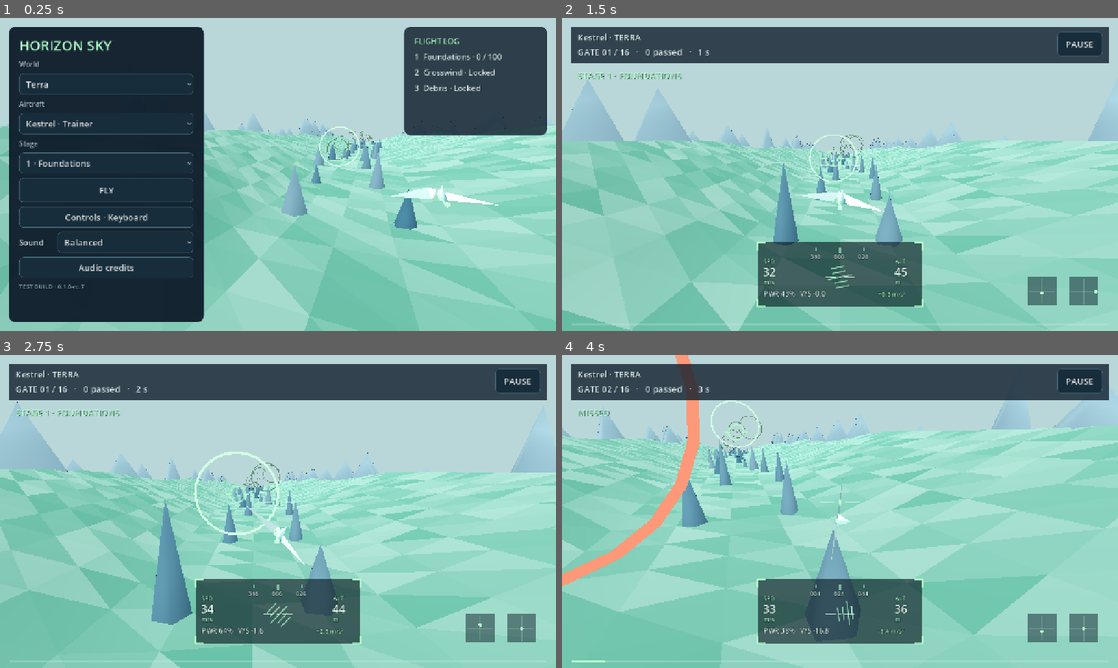
Above: before the commit, frames 1-4 (two rows, left to right).
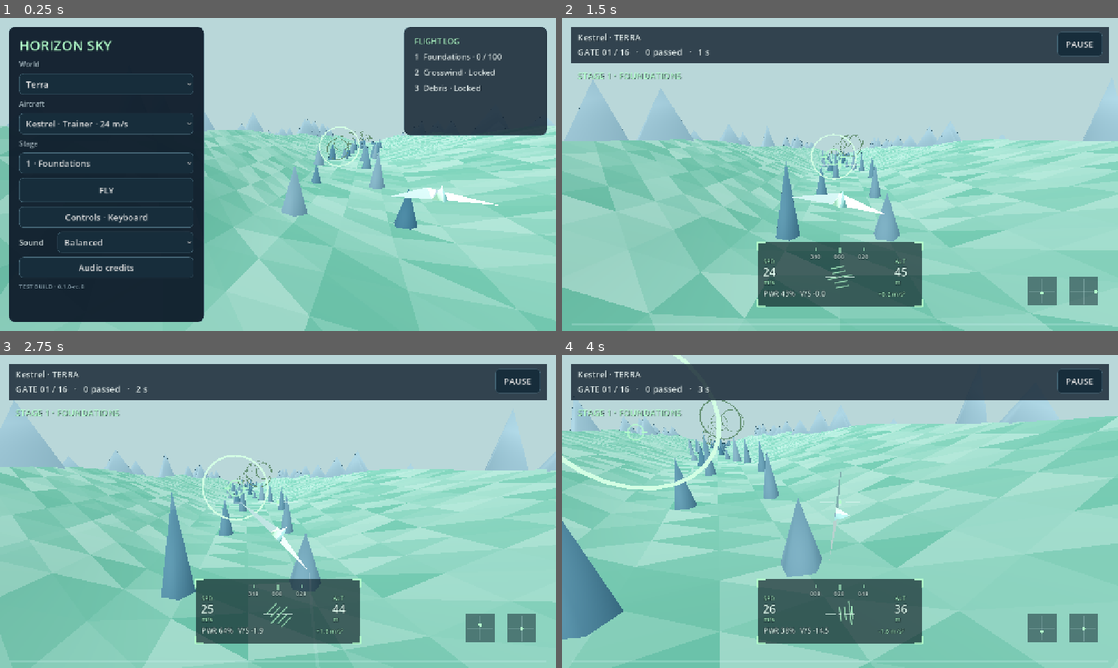
Above: after the commit, the same moments.

Repository: Denberg28/Horizon-Sky
Game: Godot game, scene res://main.tscn
The game is run twice, just before and just after one commit, with the same random seed, the same clock (stepped at 60 frames per second) and the same inputs.
Inputs (mouse positions are in pixels of both pictures, inside the frame that each line leads up to):
- Up to frame 1 (0.25 s): no input
- Up to frame 2 (1.5 s): click "FLY" at 0.5 s; tap Enter at 1.25 s; move the mouse to (962, 158) at 1.27 s; hold D from 1.28 s (still down); hold E from 1.28 s (still down); click (962, 158) at 1.42 s
- Up to frame 3 (2.75 s): release D at 2 s; release E at 2 s; drag from (166, 527) to (250, 574) at 2.02 s
- Up to frame 4 (4 s): move the mouse to (895, 442) at 2.77 s; hold D 2.78-3.5 s; hold Q 2.78-3.5 s; tap E at 3.05 s; drag from (812, 574) to (673, 464) at 3.52 s

The runs differ from the first frame. In frame 1, less than 0.1% of the frame differs, in the area x 14-81%, y 32-87%; in frame 2, 11%; in frame 3, 20%; in frame 4, 27%, in the area x 0-100%, y 0-100%.

Commit message:
feat: add acceleration contrails, powered exhaust and craft speed envelopes

Diff:
--- a/project.godot
+++ b/project.godot
@@ -2,7 +2,7 @@
 
 [application]
 config/name="Horizon Sky"
-config/version="0.1.0-rc.7"
+config/version="0.1.0-rc.8"
 run/main_scene="res://main.tscn"
 config/features=PackedStringArray("4.6", "GL Compatibility")
 
--- /dev/null
+++ b/scripts/flight_effects.gd
@@ -0,0 +1,149 @@
+extends Node3D
+## Bounded world-space acceleration ribbons and craft-specific power exhaust.
+const MAX_SAMPLES = 64
+const TRAIL_LIFETIME = 1.4
+const SAMPLE_INTERVAL = 1.0 / 30.0
+const TRIANGLE_ORDER = [Vector2i(0, -1), Vector2i(0, 1), Vector2i(1, -1), Vector2i(0, 1), Vector2i(1, 1), Vector2i(1, -1)]
+var active = false
+var vehicle = 0
+var span = 4.4
+var samples: Array[Dictionary] = []
+var ribbons: Array[MeshInstance3D] = []
+var plumes: Array[MeshInstance3D] = []
+var plume_root: Node3D
+var plume_material: StandardMaterial3D
+var trail_material: StandardMaterial3D
+var engine_level = 0.0
+var trail_level = 0.0
+var phase = 0.0
+var sample_clock = 0.0
+var chain = 0
+var was_emitting = false
+
+func _ready():
+	trail_material = StandardMaterial3D.new()
+	trail_material.shading_mode = BaseMaterial3D.SHADING_MODE_UNSHADED
+	trail_material.transparency = BaseMaterial3D.TRANSPARENCY_ALPHA
+	trail_material.vertex_color_use_as_albedo = true
+	trail_material.cull_mode = BaseMaterial3D.CULL_DISABLED
+	for side in range(2):
+		var ribbon = MeshInstance3D.new()
+		ribbon.mesh = ImmediateMesh.new()
+		ribbon.cast_shadow = GeometryInstance3D.SHADOW_CASTING_SETTING_OFF
+		add_child(ribbon)
+		ribbons.append(ribbon)
+	plume_root = Node3D.new()
+	add_child(plume_root)
+
+func configure(kind: int, wing_span: float):
+	vehicle = clampi(kind, 0, 2)
+	span = wing_span
+	for plume in plumes:
+		plume_root.remove_child(plume)
+		plume.queue_free()
+	plumes.clear()
+	plume_material = StandardMaterial3D.new()
+	plume_material.shading_mode = BaseMaterial3D.SHADING_MODE_UNSHADED
+	plume_material.transparency = BaseMaterial3D.TRANSPARENCY_ALPHA
+	plume_material.cull_mode = BaseMaterial3D.CULL_DISABLED
+	plume_material.emission_enabled = vehicle != 0
+	for index in range(2 if vehicle == 2 else 1):
+		var plume = MeshInstance3D.new()
+		var cone = CylinderMesh.new()
+		cone.top_radius = 0.015
+		cone.bottom_radius = [0.16, 0.28, 0.32][vehicle]
+		cone.height = 1.0
+		cone.radial_segments = 8
+		plume.mesh = cone
+		plume.rotation_degrees.x = 90
+		plume.material_override = plume_material
+		plume.cast_shadow = GeometryInstance3D.SHADOW_CASTING_SETTING_OFF
+		plume_root.add_child(plume)
+		plumes.append(plume)
+	reset()
+
+func reset():
+	samples.clear()
+	engine_level = 0
+	trail_level = 0
+	phase = 0
+	sample_clock = 0
+	chain = 0
+	was_emitting = false
+	for ribbon in ribbons:
+		ribbon.mesh.clear_surfaces()
+	for plume in plumes:
+		plume.visible = false
+
+func set_active(enabled: bool, clear: bool = false):
+	active = enabled
+	visible = enabled
+	if clear:
+		reset()
+
+func step(pose: Transform3D, speed: float, power: float, acceleration: float, cruise: float, maximum: float, dt: float):
+	if not active or not is_finite(dt) or dt <= 0 or dt > 0.1 or not pose.origin.is_finite() or not pose.basis.is_finite() or not is_finite(cruise) or not is_finite(maximum) or not is_finite(speed) or not is_finite(power) or not is_finite(acceleration):
+		return
+	phase += dt
+	plume_root.transform = pose
+	engine_level = lerpf(engine_level, clampf(power, 0, 1), 1.0 - exp(-dt * 8))
+	_update_plumes()
+	var speed_fraction = clampf((speed - cruise * 0.9) / maxf(1, maximum - cruise * 0.9), 0, 1)
+	var target = (0.35 + speed_fraction * 0.65) * smoothstep(0.15, 2.0, acceleration) if speed > cruise * 0.55 else 0.0
+	trail_level = lerpf(trail_level, target, 1.0 - exp(-dt * 10))
+	for point in samples:
+		point.age += dt
+	while not samples.is_empty() and samples[0].age >= TRAIL_LIFETIME:
+		samples.pop_front()
+	sample_clock += dt
+	if sample_clock < SAMPLE_INTERVAL:
+		return
+	sample_clock = fmod(sample_clock, SAMPLE_INTERVAL)
+	var emitting = target > 0.02 and trail_level > 0.02
+	if emitting:
+		if not was_emitting:
+			chain += 1
+		samples.append({"left": pose * Vector3(-span, 0, 1.7), "right": pose * Vector3(span, 0, 1.7), "axis": pose.basis.x.normalized(), "age": 0.0, "strength": trail_level, "chain": chain})
+		if samples.size() > MAX_SAMPLES:
+			samples.pop_front()
+	was_emitting = emitting
+	_rebuild_ribbons()
+
+func _update_plumes():
+	var length = lerpf([0.12, 0.25, 0.3][vehicle], [1.0, 2.8, 3.8][vehicle], engine_level)
+	length *= 1.0 + sin(phase * 29) * 0.035 * engine_level
+	var color = Color("d5e4db") if vehicle == 0 else Color("59b9ff").lerp(Color("f2fbff"), engine_level)
+	color.a = engine_level * (0.16 if vehicle == 0 else 0.9)
+	plume_material.albedo_color = color
+	plume_material.emission = Color(color, 1.0)
+	plume_material.emission_energy_multiplier = engine_level * 3.0
+	for i in range(plumes.size()):
+		var plume = plumes[i]
+		plume.visible = engine_level > 0.02
+		plume.position = Vector3((-0.65 if i == 0 else 0.65) if vehicle == 2 else 0, 0, 2.6 + length * 0.5)
+		plume.scale = Vector3(0.55 + engine_level * 0.65, length, 0.55 + engine_level * 0.65)
+
+func _rebuild_ribbons():
+	for side in range(2):
+		var mesh: ImmediateMesh = ribbons[side].mesh
+		mesh.clear_surfaces()
+		if samples.size() < 2:
+			continue
+		var key = "left" if side == 0 else "right"
+		var started = false
+		for i in range(1, samples.size()):
+			var a = samples[i - 1]
+			var b = samples[i]
+			if a.chain != b.chain:
+				continue
+			if not started:
+				mesh.surface_begin(Mesh.PRIMITIVE_TRIANGLES, trail_material)
+				started = true
+			for vertex in TRIANGLE_ORDER:
+				var point: Dictionary = a if vertex.x == 0 else b
+				var fraction = clampf(point.age / TRAIL_LIFETIME, 0, 1)
+				var alpha = pow(1.0 - fraction, 2) * point.strength * 0.75
+				mesh.surface_set_color(Color(0.85, 0.95, 1.0, alpha))
+				mesh.surface_add_vertex(point[key] + point.axis * float(vertex.y) * (0.12 + fraction * 0.18))
+		if started:
+			mesh.surface_end()
--- a/scripts/flight_model.gd
+++ b/scripts/flight_model.gd
@@ -4,16 +4,16 @@
 const DENSITY = 1.225
 # Handling tuning: trainer stability, jet wing loading/spool, spacecraft thrusters.
 const VEHICLES = [
-	{"name": "Kestrel", "role": "Trainer", "cruise_speed": 32.0, "stall_speed": 14.0, "max_speed": 55.0, "mass": 8.0, "area": 0.5, "cl_alpha" …(216 unchanged characters)…
-	{"name": "Peregrine", "role": "Jet", "cruise_speed": 50.0, "stall_speed": 25.0, "max_speed": 88.0, "mass": 14.0, "area": 0.32, "cl_alph …(218 unchanged characters)…
-	{"name": "Nomad", "role": "Spacecraft", "cruise_speed": 30.0, "max_speed": 64.0, "roll_rate": 1.6, "pitch_rate": 0.9, "yaw_rate": 0.8}
+	{"name": "Kestrel", "role": "Trainer", "cruise_speed": 24.0, "stall_speed": 14.0, "max_speed": 42.0, "mass": 8.0, "area": 0.5, "cl_alpha" …(216 unchanged characters)…
+	{"name": "Peregrine", "role": "Jet", "cruise_speed": 50.0, "stall_speed": 25.0, "max_speed": 96.0, "mass": 14.0, "area": 0.32, "cl_alph …(218 unchanged characters)…
+	{"name": "Nomad", "role": "Spacecraft", "cruise_speed": 42.0, "max_speed": 115.0, "roll_rate": 1.6, "pitch_rate": 0.9, "yaw_rate": 0.8}
 ]
 var position = Vector3(0, 45, 30)
 var pitch = 0.0
 var roll = 0.0
 var heading = 0.0
 var velocity = Vector3.ZERO
-var speed = 32.0
+var speed = 24.0
 var time = 0.0
 var vehicle = 0
 var angular_velocity = Vector3.ZERO
@@ -109,7 +109,7 @@
 	var forward = forward_vector()
 	var target_speed = lerpf(0, v.cruise_speed, c.w / 0.35) if c.w <= 0.35 else lerpf(v.cruise_speed, v.max_speed, (c.w - 0.35) / 0.65)
 	var axial_speed = velocity.dot(forward)
-	var axial_acceleration = clampf((target_speed - axial_speed) * 2.0, -18, 14)
+	var axial_acceleration = clampf((target_speed - axial_speed) * 2.0, -26, 22)
 	var sideways = velocity - forward * axial_speed
 	velocity = (velocity + (forward * axial_acceleration - sideways * 0.9) * dt).limit_length(v.max_speed)
 	stalled = false
--- a/scripts/main.gd
+++ b/scripts/main.gd
@@ -6,7 +6,8 @@
 const HUD = preload("res://scripts/hud.gd")
 const TouchControls = preload("res://scripts/touch_controls.gd")
 const FlightAudio = preload("res://scripts/flight_audio.gd")
-const VERSION = "0.1.0-rc.7"
+const FlightEffects = preload("res://scripts/flight_effects.gd")
+const VERSION = "0.1.0-rc.8"
 const INK = Color("101e2c")
 const MINT = Color("b4ffcc")
 var flight = FlightModel.new()
@@ -15,7 +16,7 @@
 var audio: Node
 var course: Node3D
 var craft: Node3D
-var engine_flare: MeshInstance3D
+var effects: Node3D
 var camera: Camera3D
 var environment: WorldEnvironment
 var ui: Control
@@ -98,6 +99,8 @@
 	course.build(planet, stage, route_seed)
 	craft = Node3D.new()
 	add_child(craft)
+	effects = FlightEffects.new()
+	add_child(effects)
 	build_craft()
 	camera = Camera3D.new()
 	camera.fov = 70
@@ -127,18 +130,7 @@
 	mat.vertex_color_use_as_albedo = true
 	mesh.material_override = mat
 	craft.add_child(mesh)
-	var engine = MeshInstance3D.new()
-	var flame = CylinderMesh.new()
-	flame.top_radius = 0.22
-	flame.bottom_radius = 0.03
-	flame.height = 1.5
-	flame.radial_segments = 6
-	engine.mesh = flame
-	engine.rotation_degrees.x = 90
-	engine.position = Vector3(0, 0, 3)
-	engine.material_override = Course.material(MINT, true)
-	craft.add_child(engine)
-	engine_flare = engine
+	effects.configure(vehicle, span)
 
 func update_palette():
 	environment.environment.background_color = Course.PLANETS[planet].sky
@@ -213,6 +205,8 @@
 	layout_hud()
 
 func sync_flight_state():
+	if effects != null:
+		effects.set_active(state == "FLYING", state in ["MENU", "RESULTS", "EXITING"])
 	if audio != null:
 		audio.set_flying(state == "FLYING" and focus_ok)
 	if touch_controls == null:
@@ -403,7 +397,7 @@
 	text(col, "Aircraft", 16, Color("a9bbc4"))
 	var craft_names = []
 	for v in FlightModel.VEHICLES:
-		craft_names.append(v.name + " · " + v.role)
+		craft_names.append(v.name + " · " + v.role + " · %d m/s" % v.cruise_speed)
 	var craft_select = choice(col, craft_names, vehicle)
 	craft_select.item_selected.connect(func(i):
 		vehicle = i
@@ -579,6 +573,7 @@
 		route_seed = next_seed if next_seed != route_seed else (next_seed % 2147483646) + 1
 	audio.start_session(stage)
 	flight.reset(vehicle)
+	effects.reset()
 	radio.throttle = 0.35
 	touch_controls.reset_for_run()
 	radio.set_touch_command(touch_controls.command())
@@ -685,6 +680,8 @@
 	last_command = command
 	var previous: Vector3 = flight.position
 	flight.step(command, dt, course.wind_strength())
+	var pose = Transform3D(Basis.from_euler(Vector3(flight.pitch, -flight.heading, flight.roll)), flight.position)
+	effects.step(pose, flight.speed, flight.engine_power, flight.longitudinal_acceleration, FlightModel.VEHICLES[vehicle].cruise_speed, FlightModel.VEHICLES[vehicle].max_speed, dt)
 	course.update_hazards(dt)
 	minimum_clearance = minf(minimum_clearance, flight.position.y - Course.ground_height(flight.position.x, flight.position.z))
 	if course.collision(flight.position):
@@ -729,7 +726,7 @@
 			var raw = Input.get_joy_axis(radio.device, int(radio.mapping[i].axis)) if not radio.keyboard and radio.connected() else 0.0
 			config_rows[i].text = "%+.2f raw   →   %+.2f output" % [raw, values[i]]
 	if state == "FLYING":
-		audio.update_engine(last_command.w, flight.speed / FlightModel.VEHICLES[vehicle].max_speed, vehicle, dt)
+		audio.update_engine(flight.engine_power, flight.speed / FlightModel.VEHICLES[vehicle].max_speed, vehicle, dt)
 		update_camera(dt)
 		message_time -= dt
 		telemetry.text = "%s · %s" % [FlightModel.VEHICLES[vehicle].name, Course.PLANETS[planet].name]
@@ -745,9 +742,6 @@
 		notice.text = "STALL · Lower nose" if flight.stalled else (message if message_time > 0 else "")
 	elif state == "MENU":
 		update_camera(dt)
-	if is_instance_valid(engine_flare):
-		var thrust = last_command.w if state == "FLYING" else 0.28
-		engine_flare.scale.y = 0.6 + thrust * 1.35 + sin(float(frames) * 0.34) * 0.08
 	hud.queue_redraw()
 	if not capture_path.is_empty() and frames == 30:
 		await RenderingServer.frame_post_draw
--- a/tests/run_tests.gd
+++ b/tests/run_tests.gd
@@ -5,6 +5,7 @@
 const Store = preload("res://scripts/profile_store.gd")
 const Main = preload("res://scripts/main.gd")
 const Touch = preload("res://scripts/touch_controls.gd")
+const FlightEffects = preload("res://scripts/flight_effects.gd")
 const FlightAudio = preload("res://scripts/flight_audio.gd")
 var failures = 0
 var checks = 0
@@ -119,11 +120,11 @@
 	model.reset(0)
 	for n in range(120):
 		model.step(Vector4(0, 0, 0, 0.35), 1.0 / 120)
-	check(model.position.z < 0 and absf(model.position.x) < 0.01 and is_equal_approx(model.position.y, 45), "neutral flight tracks straight and level")
+	check(model.position.z < 10 and absf(model.position.x) < 0.01 and is_equal_approx(model.position.y, 45), "neutral flight tracks straight and level")
 	model.reset(0)
 	for n in range(240):
 		model.step(Vector4(0.6, 0.4, 0, 0.5), 1.0 / 120)
-	check(model.position.x > 2 and model.position.y > 50 and model.roll < 0, "bank right turns right; pitch climbs")
+	check(model.position.x > 2 and model.position.y > 47 and model.roll < 0, "bank right turns right; pitch climbs")
 	var before: Vector3 = model.position
 	model.step(Vector4(INF, 0, 0, 0), 0.01)
 	model.step(Vector4.ONE, 1.0)
@@ -204,6 +205,54 @@
 	for n in range(120): coarse.step(Vector4(0.12, 0.08, 0, 0.4), 1.0 / 60)
 	for n in range(240): fine.step(Vector4(0.12, 0.08, 0, 0.4), 1.0 / 120)
 	check(coarse.position.distance_to(fine.position) < 0.5, "force integration stays consistent across 60/120 Hz")
+	# Craft-specific speed envelopes: trainer is slower; speed limits still hold in dives.
+	check(Flight.VEHICLES[0].cruise_speed < Flight.VEHICLES[1].cruise_speed and Flight.VEHICLES[0].max_speed < Flight.VEHICLES[1].max_speed and Flight.VEHICLES[1].max_speed < Flight.VEHICLES[2].max_speed, "trainer, jet and spacecraft have distinct speed envelopes")
+	for kind in range(3):
+		model.reset(kind)
+		model.velocity = Vector3(0, -150, -150)
+		for n in range(120): model.step(Vector4(0, -0.2, 0, 1), 1.0 / 120)
+		check(model.speed <= Flight.VEHICLES[kind].max_speed + 0.001, "craft %d dive remains inside configured speed limit" % kind)
+	var fx = FlightEffects.new()
+	root.add_child(fx)
+	fx.configure(1, 3.2)
+	fx.set_active(true)
+	var pose = Transform3D(Basis.IDENTITY, Vector3(0, 45, 30))
+	for n in range(60): fx.step(pose, 50, 0.1, 0, 50, 96, 1.0 / 120)
+	var low_length: float = fx.plumes[0].scale.y
+	var low_alpha: float = fx.plume_material.albedo_color.a
+	for n in range(240):
+		pose.origin.z -= 0.5
+		fx.step(pose, 64, 1, 3, 50, 96, 1.0 / 120)
+	check(fx.plumes[0].scale.y > low_length and fx.plume_material.albedo_color.a > low_alpha and fx.plume_material.emission_energy_multiplier > 2, "jet exhaust length, opacity and emission rise with actual engine power")
+	check(fx.samples.size() > 2 and fx.ribbons[0].mesh.get_surface_count() > 0 and fx.ribbons[1].mesh.get_surface_count() > 0, "speed-up generates both world-space contrail ribbons")
+	check(fx.samples[0].left.z > fx.samples[-1].left.z, "contrails retain the travelled path behind the aircraft")
+	check(fx.samples.size() <= FlightEffects.MAX_SAMPLES and fx.samples[0].age < FlightEffects.TRAIL_LIFETIME, "contrail sample count and lifetime stay bounded")
+	var paused_phase: float = fx.phase
+	var paused_age: float = fx.samples[0].age
+	fx.set_active(false)
+	fx.step(pose, 70, 1, 4, 50, 96, 0.1)
+	check(fx.phase == paused_phase and fx.samples[0].age == paused_age and not fx.visible, "paused effects freeze without advancing exhaust or trail age")
+	fx.set_active(true)
+	for n in range(240): fx.step(pose, 50, 0.1, -2, 50, 96, 1.0 / 120)
+	check(fx.samples.is_empty() and fx.ribbons[0].mesh.get_surface_count() == 0, "deceleration stops new contrails and old ribbons fade away")
+	fx.reset()
+	for n in range(120): fx.step(pose, 96, 1, 0, 50, 96, 1.0 / 120)
+	check(fx.samples.is_empty() and fx.engine_level > 0.9, "steady maximum speed keeps powered exhaust without false speed-up trails")
+	fx.reset()
+	for n in range(120): fx.step(pose, 0, 1, 4, 50, 96, 1.0 / 120)
+	check(fx.samples.is_empty() and fx.plumes[0].visible, "stationary power can light exhaust without painting a contrail")
+	fx.configure(0, 4.4)
+	for n in range(120): fx.step(pose, 32, 1, 4, 24, 42, 1.0 / 120)
+	check(not fx.plume_material.emission_enabled and fx.plume_material.albedo_color.a <= 0.161, "trainer uses subtle propwash rather than a jet flame")
+	fx.configure(2, 3.6)
+	for n in range(120): fx.step(pose, 64, 1, 4, 42, 115, 1.0 / 120)
+	check(fx.plumes.size() == 2 and fx.plumes[0].position.x < 0 and fx.plumes[1].position.x > 0, "spacecraft has paired high-power exhaust plumes")
+	fx.set_active(false, true)
+	check(fx.samples.is_empty() and fx.engine_level == 0 and fx.trail_level == 0, "menu/results/restart clears all prior flight effects")
+	fx.set_active(true)
+	fx.step(pose, INF, 1, 3, 50, 96, 0.01)
+	check(fx.phase == 0, "nonfinite visual inputs are rejected without geometry corruption")
+	fx.queue_free()
 	check(Flight.crossing_distance(Vector3(0, 45, 1), Vector3(0, 45, -1), Vector3(0, 45, 0)) == 0, "swept gate crossing detects center pass")
 	check(is_equal_approx(Flight.crossing_distance(Vector3(0, 0, 2), Vector3(4, 0, -2), Vector3.ZERO), 2), "gate crossing interpolates movement")
 	check(Flight.crossing_distance(Vector3(0, 0, -1), Vector3(0, 0, 1), Vector3.ZERO) == -1, "reverse crossing does not score")
@@ -354,6 +403,7 @@
 	for n in range(20):
 		game._physics_process(1.0 / 120)
 	check(game.state == "PAUSED" and game.flight.position == paused_position, "pause freezes movement")
+	check(not game.effects.active and not game.effects.visible, "game pause hides and suspends flight effects")
 	game.focus_ok = true
 	game.resume_run()
 	check(game.state == "FLYING", "explicit keyboard resume succeeds")
@@ -370,6 +420,7 @@
 	game.flight.position = Vector3(0, -10, 0)
 	game._physics_process(1.0 / 120)
 	check(game.state == "RESULTS" and not game.last_result.completed, "terrain impact produces debrief")
+	check(game.effects.samples.is_empty() and not game.effects.visible, "debrief clears active trail/exhaust output")
 	game.start_run()
 	for gate in range(16):
 		game.flight.position = game.course.gates[gate] + Vector3(0, 0, 0.1)
Not shown, changed: export_presets.cfg
Not shown, added: scripts/flight_effects.gd.uid
Not shown, changed: CHANGELOG.md
Not shown, changed: docs/ARCHITECTURE.md
Not shown, changed: docs/EVIDENCE.md
Not shown, changed: docs/KNOWN_ISSUES.md
Not shown, changed: docs/RELEASE_NOTES.md
Not shown, changed: docs/SPEC.md
Not shown, changed: docs/TESTING.md
